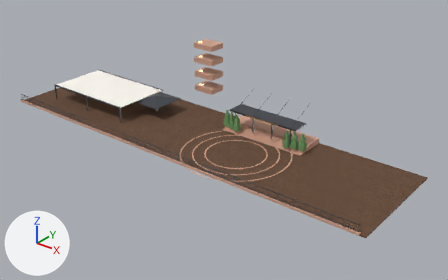
Renders of the glTF model docs/secciones/hotel_plazoleta.glb from each side of a commit.
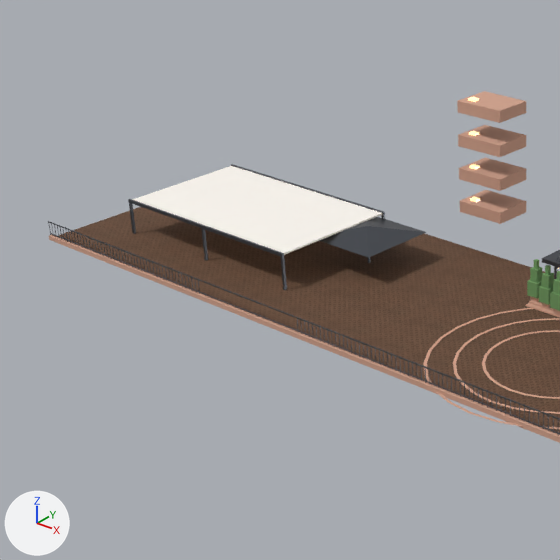
Each version is shown whole from a camera (50 mm lens) standing at (-165.2, 185.3, 54.6) and looking at (-230.4, 266.8, 4.1), then close up on the part from 0% to 53% of the width and 0% to 85% of the height. The lights are fixed; the arrows at lower left show +X, +Y and +Z. The last two pictures show the newer version. Vertices at exactly the same position are counted once.

The scene before the commit, as lines of its bpy script (objects in view):
```python
me_hotel_plazoleta = bpy.data.meshes.new('Hotel_Plazoleta')
me_hotel_plazoleta.from_pydata(...)  # 2125 vertices, 2588 faces; spans x -276.0..-195.0, y 253.4..280.4, z 4.0..17.6
# faces by material slot: [10, 358, 1820, 10, 10, 200, 180]
me_hotel_plazoleta.materials.append(mat_pisoadoquin)
me_hotel_plazoleta.materials.append(mat_ladrilloplaza)  # beige #d1a28b
me_hotel_plazoleta.materials.append(mat_hierronegro)  # dark grey #595d65
me_hotel_plazoleta.materials.append(mat_lonablanca)  # white #f6f3ef
me_hotel_plazoleta.materials.append(mat_bronceletrero)  # beige #e5ce95
me_hotel_plazoleta.materials.append(mat_fococalido)  # beige #ffeab8, glowing beige #ffdd9e
me_hotel_plazoleta.materials.append(mat_cipresverde)  # green #6f9b61
ob_hotel_plazoleta = bpy.data.objects.new('Hotel_Plazoleta', me_hotel_plazoleta)
ob_hotel_plazoleta.location = (0.0, 0.0, 0.0)
```
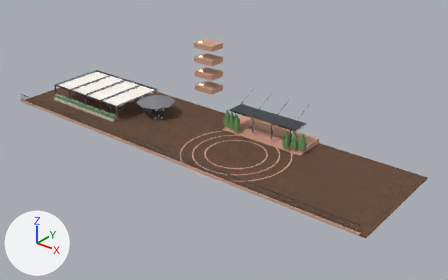
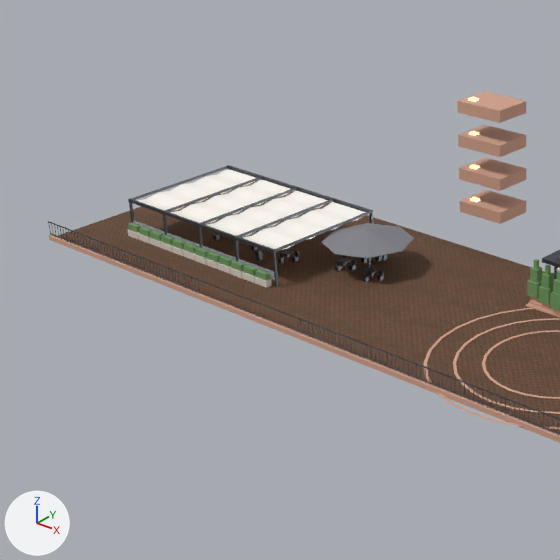
What differs and where, as boxes [x1, y1, x2, y2] in the close-ups (560 x 560 px; the box of a moved part takes in the faces that stretch with it):
part 1 of me_hotel_plazoleta, moved or reshaped
    before: [231, 164, 385, 215]
    after: [227, 165, 373, 214]
part 2 of me_hotel_plazoleta, moved or reshaped
    before: [132, 166, 383, 255]
    after: [165, 177, 262, 212]
part 3 of me_hotel_plazoleta, moved or reshaped
    before: [201, 228, 208, 261]
    after: [163, 214, 168, 235]
part 4 of me_hotel_plazoleta, moved or reshaped
    before: [368, 257, 371, 263]
    after: [201, 188, 297, 224]
part 5 of me_hotel_plazoleta, moved or reshaped
    before: [281, 257, 287, 290]
    after: [198, 227, 203, 248]
part 6 of me_hotel_plazoleta, added
    after: [237, 199, 333, 237]
part 7 of me_hotel_plazoleta, added (mostly hidden)
    after: [234, 240, 239, 261]
part 8 of me_hotel_plazoleta, added
    after: [275, 211, 371, 252]
part 9 of me_hotel_plazoleta, added
    after: [272, 253, 279, 287]
part 10 of me_hotel_plazoleta, added
    after: [338, 258, 351, 263]
part 11 of me_hotel_plazoleta, added
    after: [366, 268, 379, 274]
part 12 of me_hotel_plazoleta, added
    after: [281, 249, 293, 255]
part 13 of me_hotel_plazoleta, rebuilt
    before: [319, 217, 426, 258]
    after: [322, 223, 414, 258]
part 14 of me_hotel_plazoleta, cut back
    before: [128, 199, 284, 257]
    after: [128, 166, 384, 288]

What changed in the scene script:
```text
Change me_hotel_plazoleta:
    remove me_hotel_plazoleta.from_pydata(...)  # 2125 vertices, 2588 faces; spans x -276.0..-195.0, y 253.4..280.4, z 4.0..17.6
    add me_hotel_plazoleta.from_pydata(...)  # 3103 vertices, 3782 faces; spans x -276.0..-195.0, y 253.4..280.4, z 4.0..17.6
    me_hotel_plazoleta part 1: the loose piece of 8 vertices spanning x -271.1..-250.9, y 271.9..272.1, z 7.2..7.5 is scaled about its middle by (0.951, 1, 1), then moved by (-0.5, -0.5, 0.1)
    me_hotel_plazoleta part 2: the loose piece of 8 vertices spanning x -271.0..-251.0, y 260.0..272.0, z 7.3..7.4 is scaled about its middle by (0.009, 0.973, 1.29), then moved by (-5.2, -0.2, 0.1), in mat_hierronegro (dark grey #595d65)
    me_hotel_plazoleta part 3: the loose piece of 8 vertices spanning x -261.1..-260.9, y 259.9..260.1, z 4.2..7.3 is moved by (-5.2, 0.0, 0.0)
    me_hotel_plazoleta part 4: the loose piece of 8 vertices spanning x -249.6..-249.4, y 268.4..268.6, z 4.2..7.0 is scaled about its middle by (1.12, 73, 0.0643), then moved by (-12.0, -2.8, 1.8)
    me_hotel_plazoleta part 5: the loose piece of 8 vertices spanning x -251.1..-250.9, y 259.9..260.1, z 4.2..7.3 is moved by (-10.5, 0.0, 0.0)
    me_hotel_plazoleta part 6: the loose piece of 8 vertices spanning x -271.0..-251.0, y 260.0..272.0, z 7.3..7.4 is copied, and the copy is scaled about its middle by (0.009, 0.973, 1.29), then moved by (4.2, -0.2, 0.1), in mat_hierronegro (dark grey #595d65); it spans x -256.8..-256.7, y 259.9..271.6, z 7.3..7.5
    me_hotel_plazoleta part 7: the loose piece of 8 vertices spanning x -261.1..-260.9, y 259.9..260.1, z 4.2..7.3 is copied, and the copy is moved by (4.2, 0.0, 0.0); it spans x -256.9..-256.6, y 259.9..260.1, z 4.2..7.3
    me_hotel_plazoleta part 8: the loose piece of 8 vertices spanning x -249.6..-249.4, y 268.4..268.6, z 4.2..7.0 is copied, and the copy is scaled about its middle by (1.12, 73, 0.0643), then moved by (-2.5, -2.8, 1.8); it spans x -252.1..-251.9, y 259.9..271.6, z 7.3..7.5
    me_hotel_plazoleta part 9: the loose piece of 8 vertices spanning x -251.1..-250.9, y 259.9..260.1, z 4.2..7.3 is copied, and the copy is moved by (-1.0, 0.0, 0.0); it spans x -252.1..-251.9, y 259.9..260.1, z 4.2..7.3
    me_hotel_plazoleta part 10: the loose piece of 8 vertices spanning x -249.6..-249.4, y 268.4..268.6, z 4.2..7.0 is copied, and the copy is scaled about its middle by (5.25, 5.25, 0.0143), then moved by (-0.8, -2.2, -0.7); it spans x -250.7..-249.9, y 265.9..266.7, z 4.9
    me_hotel_plazoleta part 11: the loose piece of 8 vertices spanning x -249.6..-249.4, y 268.4..268.6, z 4.2..7.0 is copied, and the copy is scaled about its middle by (5.25, 5.25, 0.0143), then moved by (2.6, -2.3, -0.7); it spans x -247.3..-246.5, y 265.8..266.6, z 4.9
    me_hotel_plazoleta part 12: the loose piece of 8 vertices spanning x -271.0..-251.0, y 260.0..272.0, z 7.3..7.4 is copied, and the copy is scaled about its middle by (0.042, 0.07, 0.286), then moved by (5.5, -1.5, -2.4), in mat_hierronegro (dark grey #595d65); it spans x -255.9..-255.1, y 264.1..264.9, z 4.9
    me_hotel_plazoleta part 13: the loose piece of 5 vertices spanning x -253.1..-245.9, y 264.9..272.1, z 6.8..7.6 is rebuilt with 9 vertices and now spans x -252.4..-244.6, y 263.5..271.5, z 6.9..7.8, in mat_parasoloscuro (grey #818189)
    me_hotel_plazoleta part 14: 1 vertex moved from x -250.9, y 260.1, z 7.5 to x -251.9, y 260.1, z 7.5; 5 vertices removed from x -271.1..-250.9, y 259.9..260.1, z 7.2..7.5; 803 vertices added at x -271.1..-241.1, y 259.3..274.9, z 4.2..7.5
    other edits to the shape of me_hotel_plazoleta do not show in these pictures
    add me_hotel_plazoleta.materials.append(mat_materabeige)  # light grey #dfdad0
    add me_hotel_plazoleta.materials.append(mat_parasoloscuro)  # grey #818189
    add me_hotel_plazoleta.materials.append(mat_vidriobaranda)  # pale blue #d7e7f1
```
